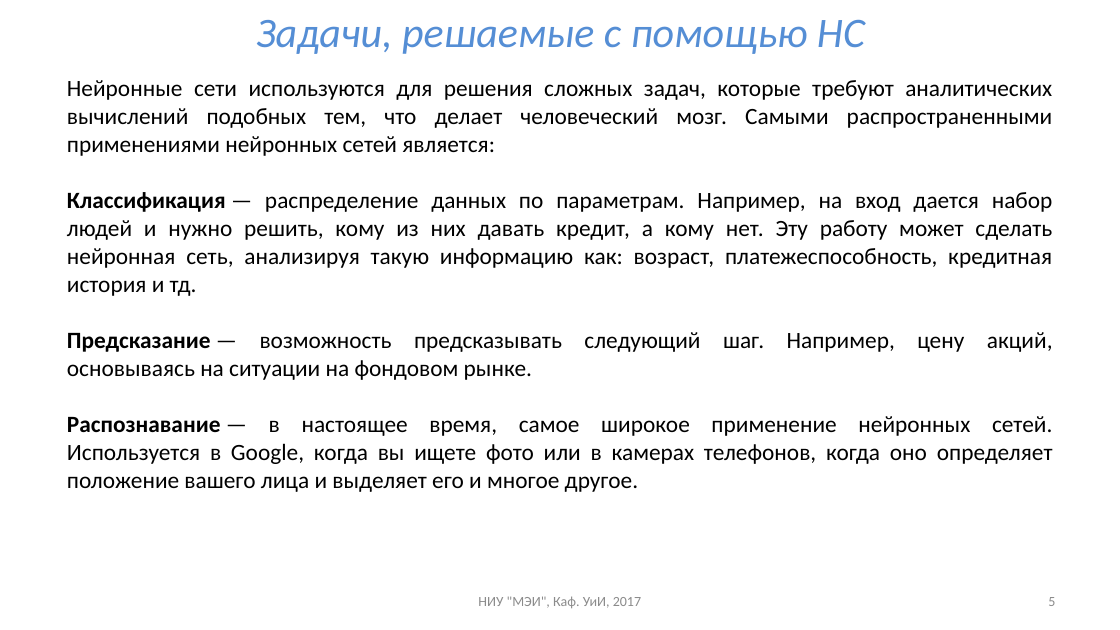
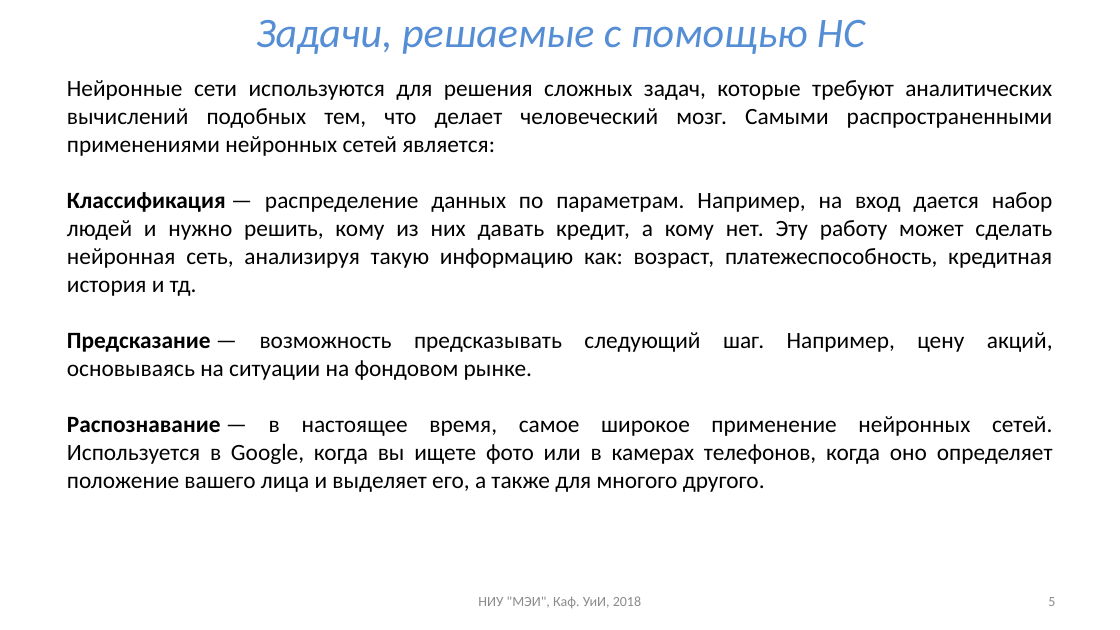
Before and after one commit to uii-mpei/uii-mpei.github.io, a slide deck: slide 5 of study/courses/iis/IIS_lec_8.pptx. Drawn at 1120x630 pixels with LibreOffice and Linux fonts; fonts in the diff are those of the drawing. Boxes give left, top, right and bottom in pixels: in the first picture for what was removed or moved away, otherwise in the second. Text is boxed around its words. In the diff, an @@ line names an element or a change of style, - is before the commit and + after.

```diff
--- a/study/courses/iis/IIS_lec_8.pptx
+++ b/study/courses/iis/IIS_lec_8.pptx
@@ text at (67, 416, 1053, 492): text changed @@
-Распознавание — в настоящее время, самое широкое применение нейронных сетей. Используется в Google, когда вы ищете фото или в камерах телефонов, когда оно определяет положение вашего лица и выделяет его и многое другое.
+Распознавание — в настоящее время, самое широкое применение нейронных сетей. Используется в Google, когда вы ищете фото или в камерах телефонов, когда оно определяет положение вашего лица и выделяет его, а также для многого другого.
@@ text at (478, 596, 641, 608): text changed @@
-НИУ "МЭИ", Каф. УиИ, 2017
+НИУ "МЭИ", Каф. УиИ, 2018
```
Also in this commit, not shown: 15 other slides changed, 2 other files.
